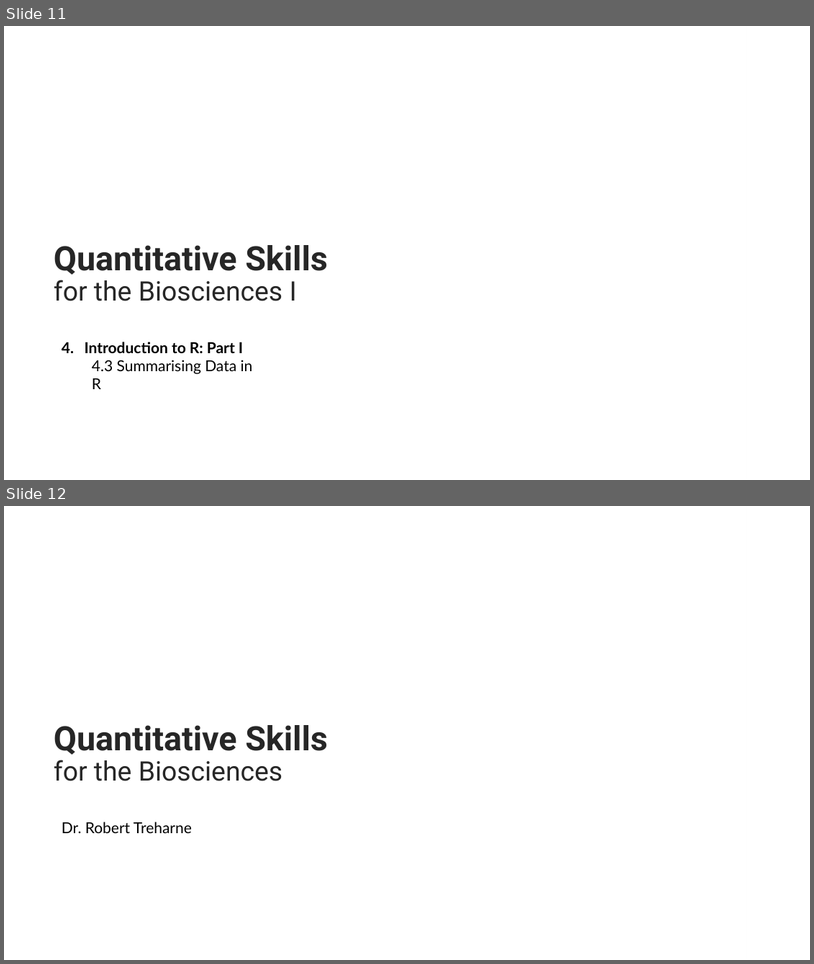
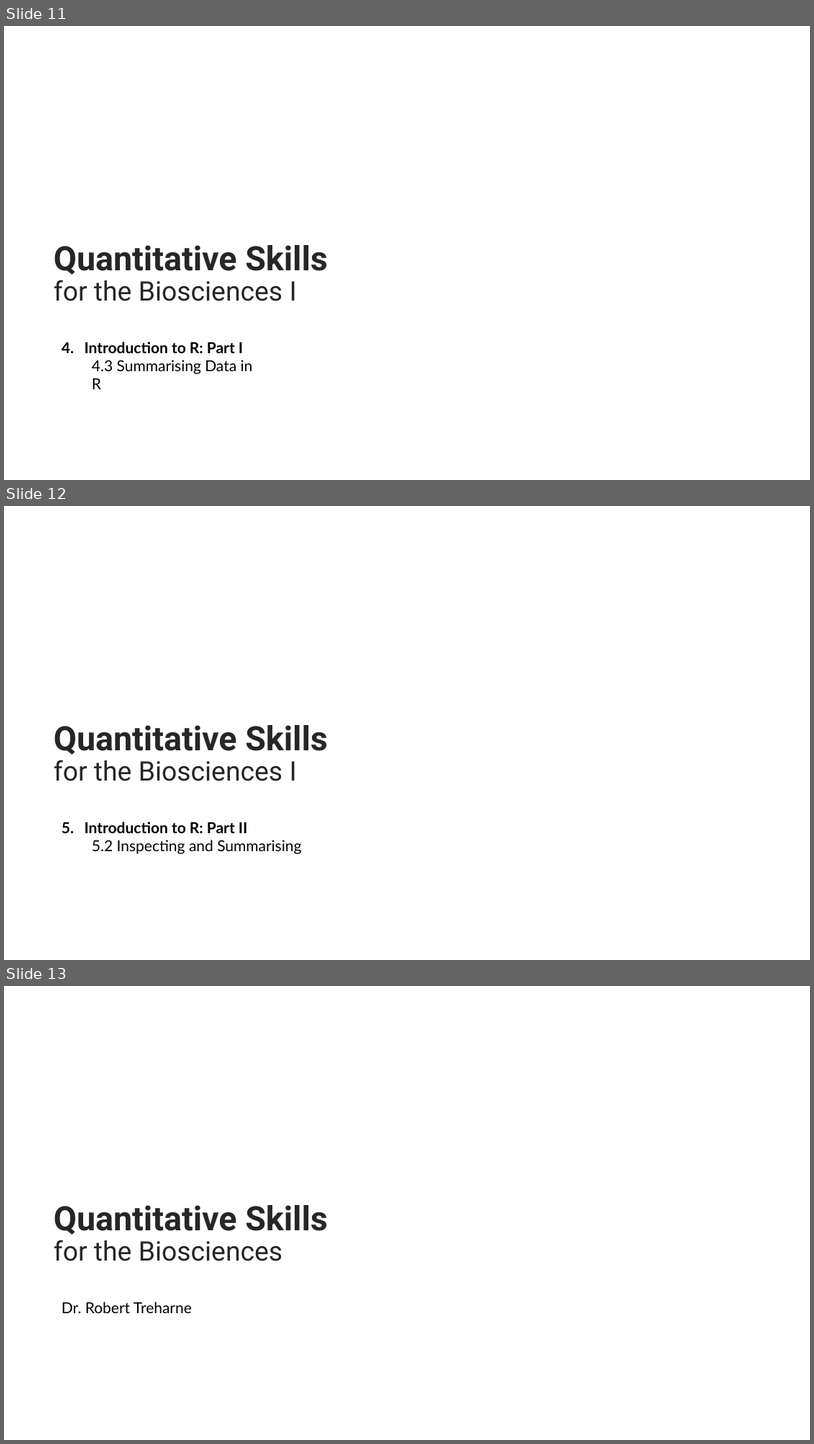
Before and after one commit to rtreharne/qs, a slide deck: pptx/Quantitative Skills for the Biosciences I.pptx. Shown one above the other, each under a label of ours: slides 11 and 12 before the commit, slides 11, 12 and 13 after it. The pictures are 814x964 and 814x1444 pixels, drawn with LibreOffice and Linux fonts; fonts in the diff are those of the drawing; background and template pictures are left out. Boxes give left, top, right and bottom in pixels: in the first picture for what was removed or moved away, otherwise in the second. Text is boxed around its words. In the diff, an @@ line names an element or a change of style, - is before the commit and + after.

```diff
--- a/pptx/Quantitative Skills for the Biosciences I.pptx
+++ b/pptx/Quantitative Skills for the Biosciences I.pptx
@@ slide 12 added at (4, 506, 810, 960), background picture (left out) @@
@@ rectangle added at (24, 506, 810, 960), fill gradient #FFFFFF @@
@@ title added at (54, 725, 328, 781), 40 pt, text #262626, bold @@
+Quantitative Skills for the Biosciences I
@@ text added at (85, 821, 301, 854), 18 pt, text #000000 @@
+5. Introduction to R: Part II
+  5.2 Inspecting and Summarising
@@ what was slide 12 is now slide 13 @@
```
Also in this commit, not shown: 59 other files.
